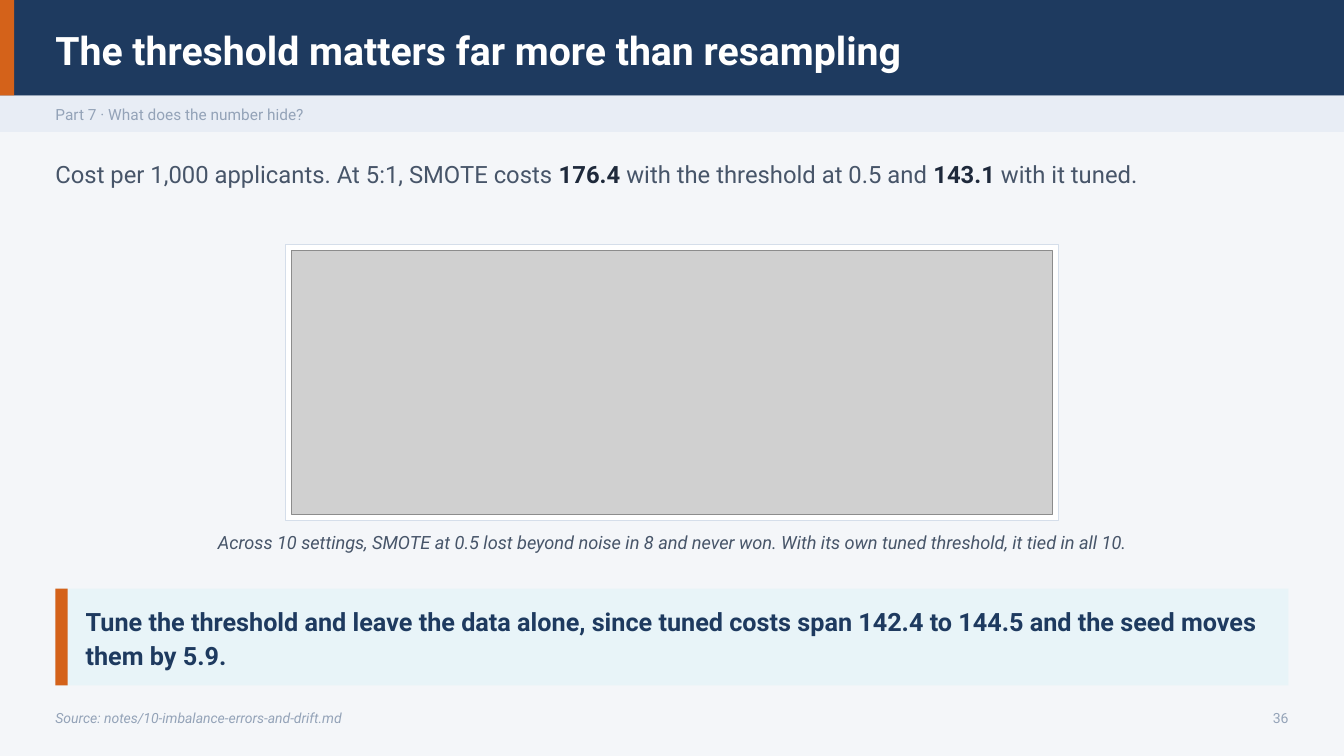
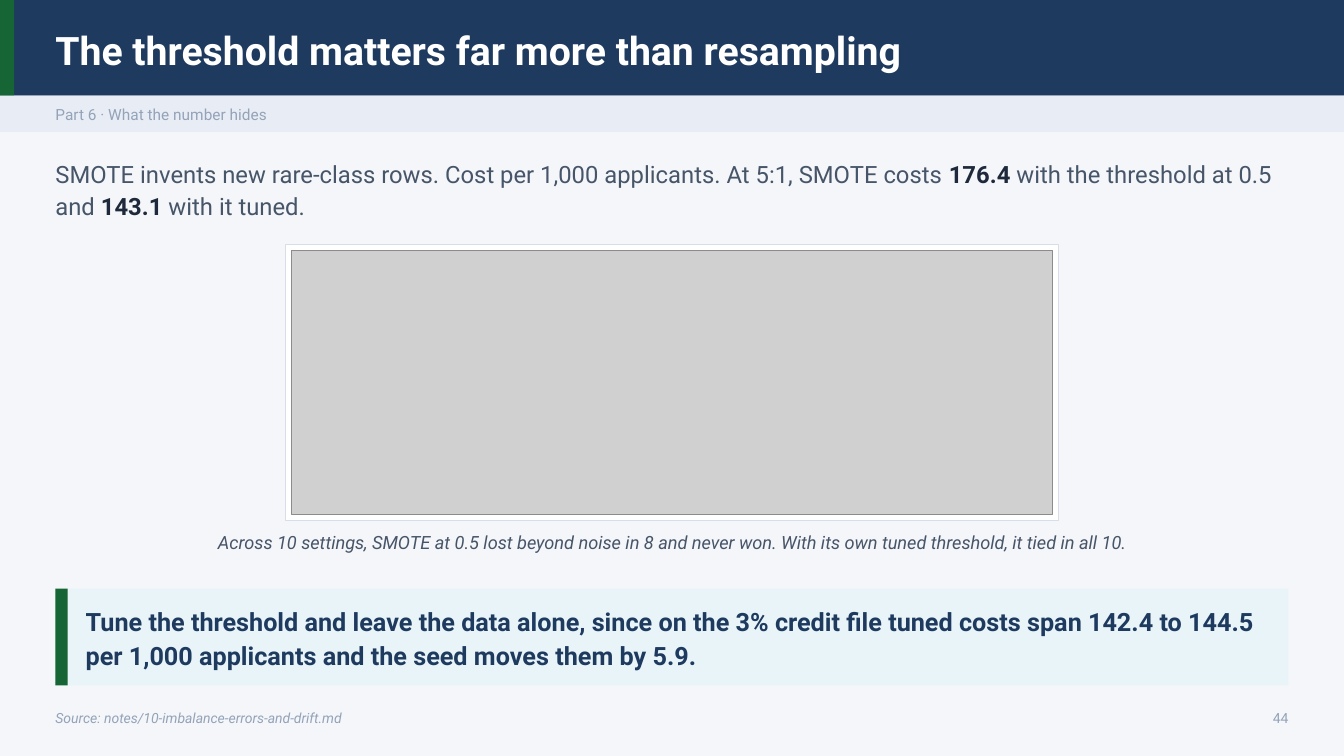
Before and after one commit to ramseywise/learn-ai-engineering, a slide deck: slide 44 of data-science/01-classical-ml/slides/classical-ml.pptx (slide 36 before the commit). Drawn at 1344x756 pixels with LibreOffice and Linux fonts; fonts in the diff are those of the drawing; grey boxes stand for pictures. Boxes give left, top, right and bottom in pixels: in the first picture for what was removed or moved away, otherwise in the second. Text is boxed around its words. In the diff, an @@ line names an element or a change of style, - is before the commit and + after.

```diff
--- a/data-science/01-classical-ml/slides/classical-ml.pptx
+++ b/data-science/01-classical-ml/slides/classical-ml.pptx
@@ rectangle at bbox=[0, 0, 14, 96]: fill #D4621A to #166534 @@
@@ text at bbox=[55, 108, 267, 120]: text changed @@
-Part 7 · What does the number hide?
+Part 6 · What the number hides
@@ text at bbox=[55, 165, 1272, 216]: text changed @@
-Cost per 1,000 applicants. At 5:1, SMOTE costs 176.4 with the threshold at 0.5 and 143.1 with it tuned.
+SMOTE invents new rare-class rows. Cost per 1,000 applicants. At 5:1, SMOTE costs 176.4 with the threshold at 0.5 and 143.1 with it tuned.
@@ rectangle at bbox=[55, 589, 68, 686]: fill #D4621A to #166534 @@
@@ text at bbox=[86, 612, 1253, 671]: text changed @@
-Tune the threshold and leave the data alone, since tuned costs span 142.4 to 144.5 and the seed moves them by 5.9.
+Tune the threshold and leave the data alone, since on the 3% credit file tuned costs span 142.4 to 144.5 per 1,000 applicants and the seed moves them by 5.9.
@@ text at bbox=[1273, 713, 1289, 723]: text changed @@
-36
+44
```
Also in this commit, not shown: 51 other slides changed, 9 slides added, 3 slides removed, 38 other files.
